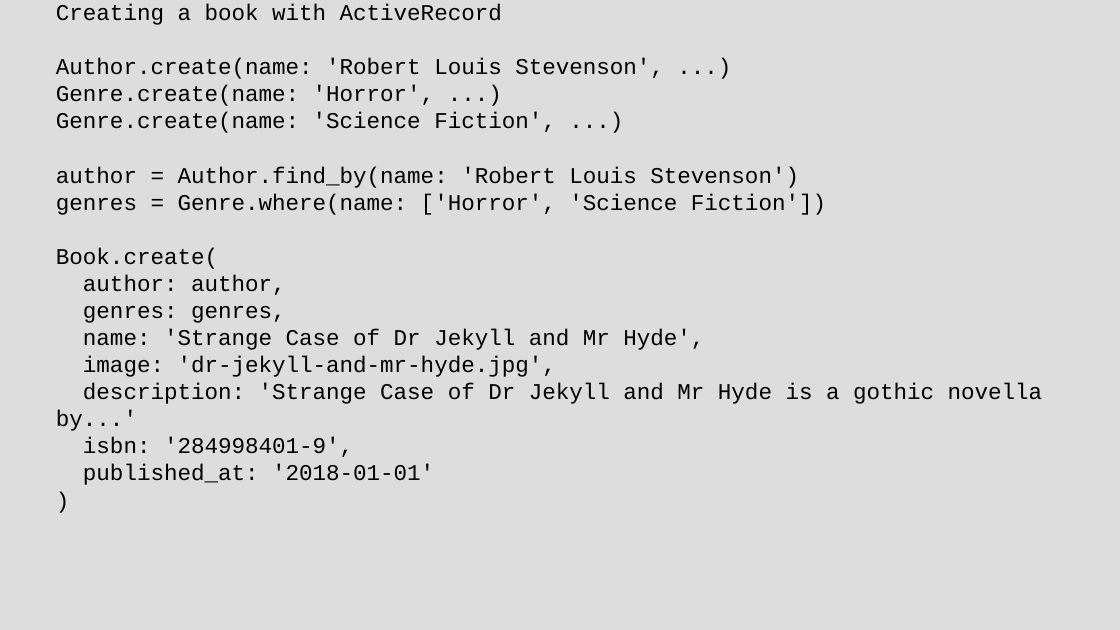
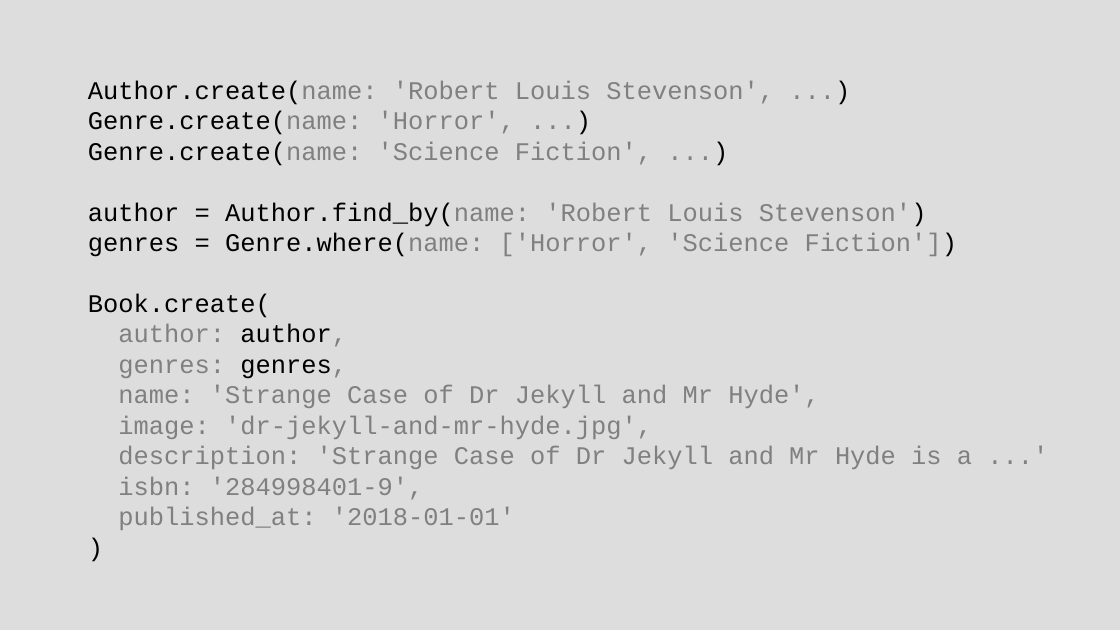
Before and after one commit to chriscressman/architecting-a-search-feature, a slide deck: slide 40 of presentation.odp (slide 48 before the commit). Drawn at 1120x630 pixels with LibreOffice and Linux fonts; fonts in the diff are those of the drawing. Boxes give left, top, right and bottom in pixels: in the first picture for what was removed or moved away, otherwise in the second. Text is boxed around its words. In the diff, an @@ line names an element or a change of style, - is before the commit and + after.

```diff
--- a/presentation.odp
+++ b/presentation.odp
@@ subtitle at (56, 4, 502, 25): paragraph removed @@
-Creating a book with ActiveRecord
@@ subtitle at (88, 80, 957, 530): size 16 to 18 pt in "Author.create(name: 'Robert Louis Stevenson', ...)", "Genre.create(name: 'Horror', ...)", "Genre.create(name: 'Science Fiction', ...)", "author = Author.find_by(name: 'Robert Louis Stevenson')" and 9 more places; text colour #000000 to #808080 in "Author.create(name: 'Robert Louis Stevenson', ...)", "Genre.create(name: 'Horror', ...)", "Genre.create(name: 'Science Fiction', ...)", "Author.find_by(name: 'Robert Louis Stevenson')" and 7 more places @@
@@ subtitle "Author.create(name: 'Robert Louis Stevenson', ...)": place and size @@
-subtitle "Author.create(name: 'Robert Louis Stevenson', ...)" at (56, 4, 1043, 485)
+subtitle "Author.create(name: 'Robert Louis Stevenson', ...)" at (88, 80, 972, 530)
@@ subtitle at (118, 446, 972, 469): text changed; size 16 to 18 pt; text colour #000000 to #808080 @@
-description: 'Strange Case of Dr Jekyll and Mr Hyde is a gothic novella by...'
+description: 'Strange Case of Dr Jekyll and Mr Hyde is a ...'
```
Also in this commit, not shown: 19 other slides changed, 16 slides added, 13 slides removed.
